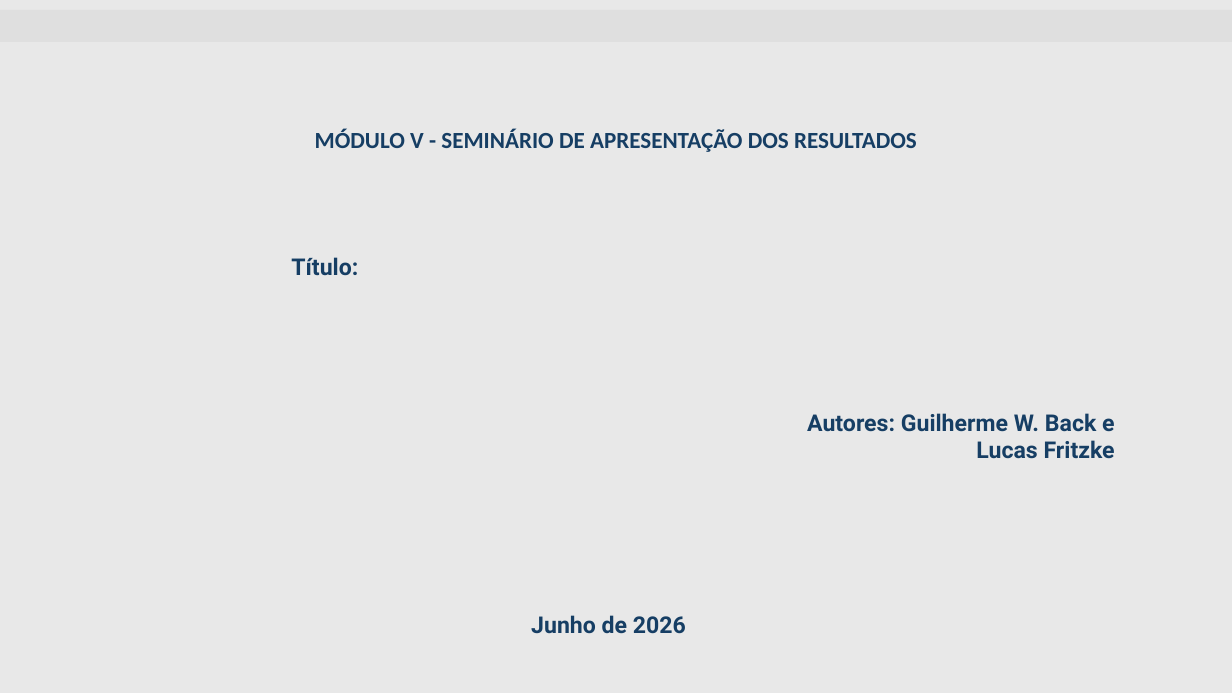
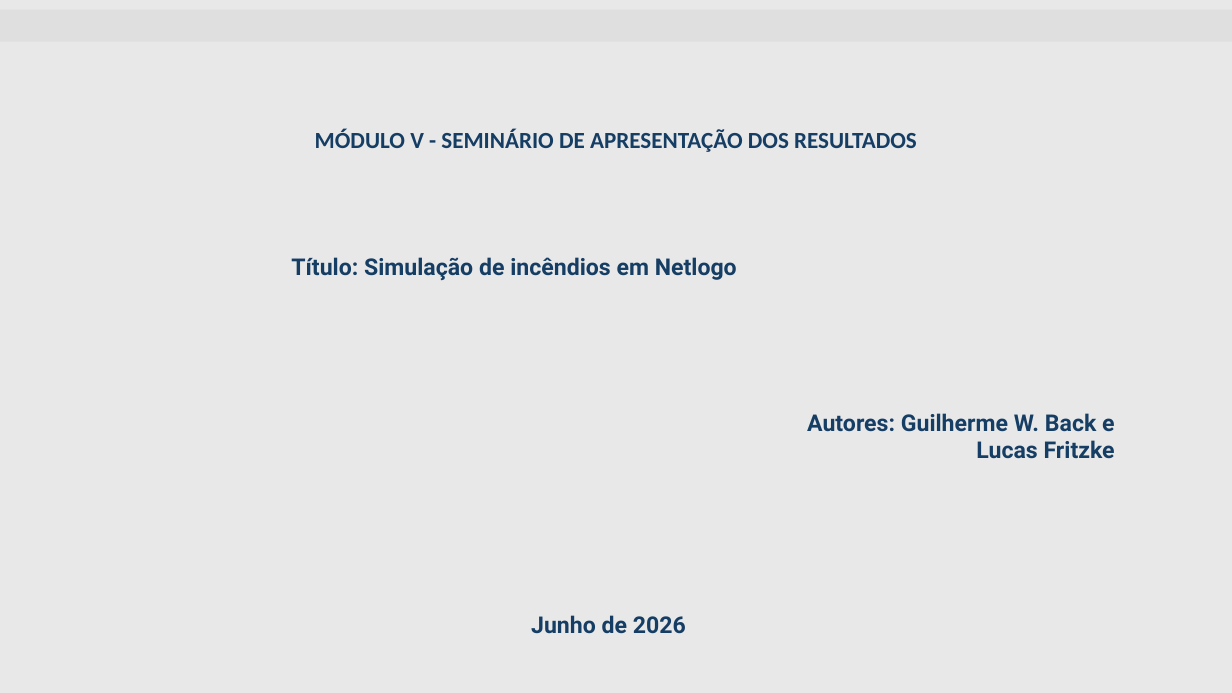
Before and after one commit to mattedi/Simulacao-2026, a slide deck: slide 1 of GuilhermeBackLucasFritzke/Template_Semnario_Grupo_Guilherme_Lucas_Atual.pptx. Drawn at 1232x693 pixels with LibreOffice and Linux fonts; fonts in the diff are those of the drawing; background and template pictures are left out. Boxes give left, top, right and bottom in pixels: in the first picture for what was removed or moved away, otherwise in the second. Text is boxed around its words. In the diff, an @@ line names an element or a change of style, - is before the commit and + after.

Commit message:
finished presentation

```diff
--- a/GuilhermeBackLucasFritzke/Template_Semnario_Grupo_Guilherme_Lucas_Atual.pptx
+++ b/GuilhermeBackLucasFritzke/Template_Semnario_Grupo_Guilherme_Lucas_Atual.pptx
@@ text at (x1=291, y1=257, x2=737, y2=280): text changed @@
-Título:
+Título: Simulação de incêndios em Netlogo
```
Also in this commit, not shown: 3 other slides changed, 3 slides added, 3 slides removed.
